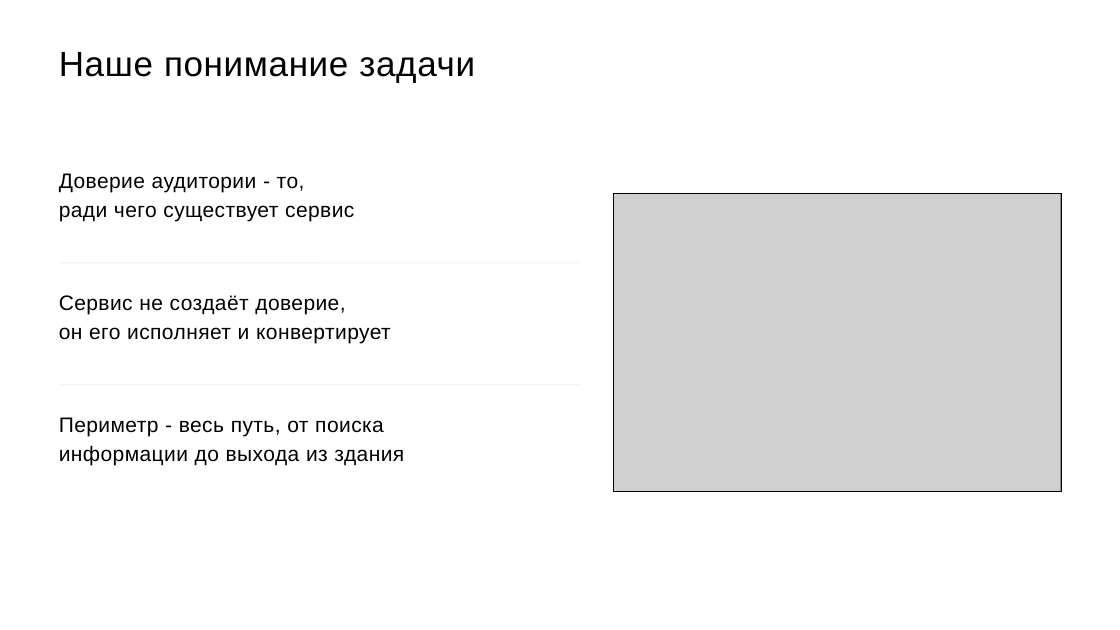
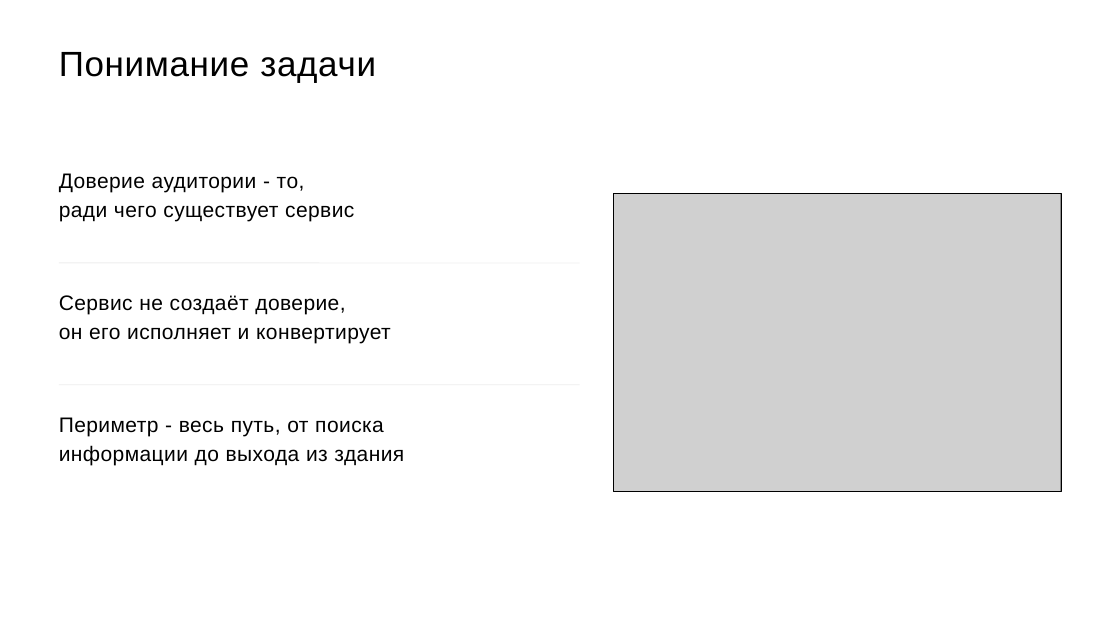
Before and after one commit to skrasin/ges-2, a slide deck: slide 2 of docs/strategy/ges2-service-cx-proposal.pptx. Drawn at 1120x630 pixels with LibreOffice and Linux fonts; fonts in the diff are those of the drawing; grey boxes stand for pictures. Boxes give left, top, right and bottom in pixels: in the first picture for what was removed or moved away, otherwise in the second. Text is boxed around its words. In the diff, an @@ line names an element or a change of style, - is before the commit and + after.

```diff
--- a/docs/strategy/ges2-service-cx-proposal.pptx
+++ b/docs/strategy/ges2-service-cx-proposal.pptx
@@ text at box(59, 52, 376, 83): text changed @@
-Наше понимание задачи
+Понимание задачи
```
Also in this commit, not shown: 2 other files.
